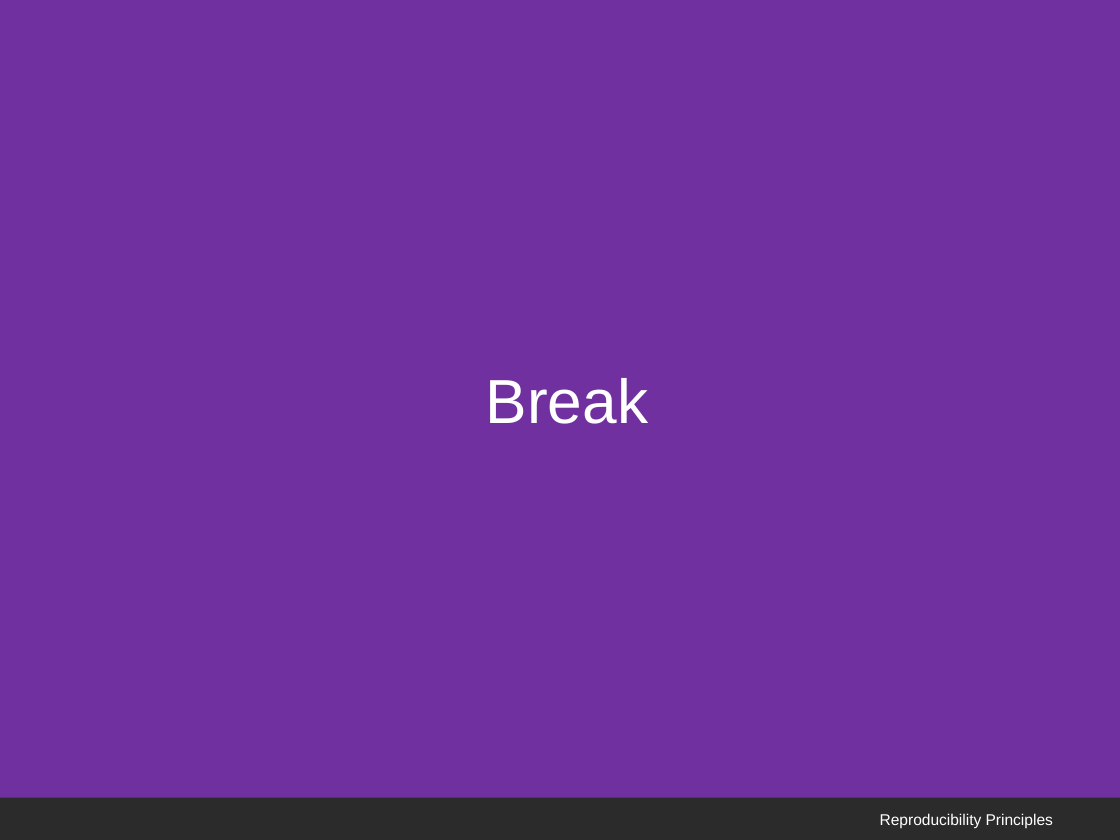
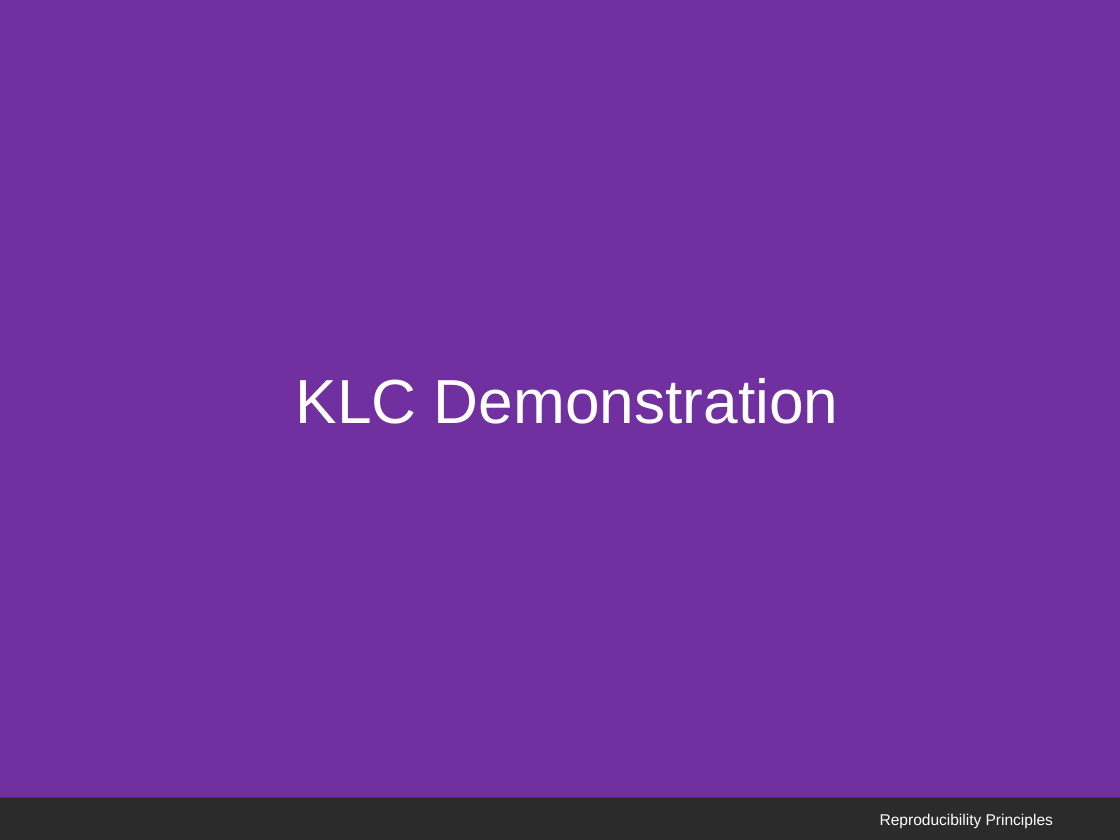
Before and after one commit to rs-kellogg/2023-phd-workshop, a slide deck: slide 19 of session-1/Session 1 - Replication Principles.pptx (slide 20 before the commit). Drawn at 1120x840 pixels with LibreOffice and Linux fonts; fonts in the diff are those of the drawing; background and template pictures are left out; a plain dark background stands for a picture behind light text. Boxes give left, top, right and bottom in pixels: in the first picture for what was removed or moved away, otherwise in the second. Text is boxed around its words. In the diff, an @@ line names an element or a change of style, - is before the commit and + after.

```diff
--- a/session-1/Session 1 - Replication Principles.pptx
+++ b/session-1/Session 1 - Replication Principles.pptx
@@ text at (x1=296, y1=378, x2=838, y2=424): text changed @@
-Break
+KLC Demonstration
```
Also in this commit, not shown: 4 other slides changed, 1 slide added, 1 slide removed.
